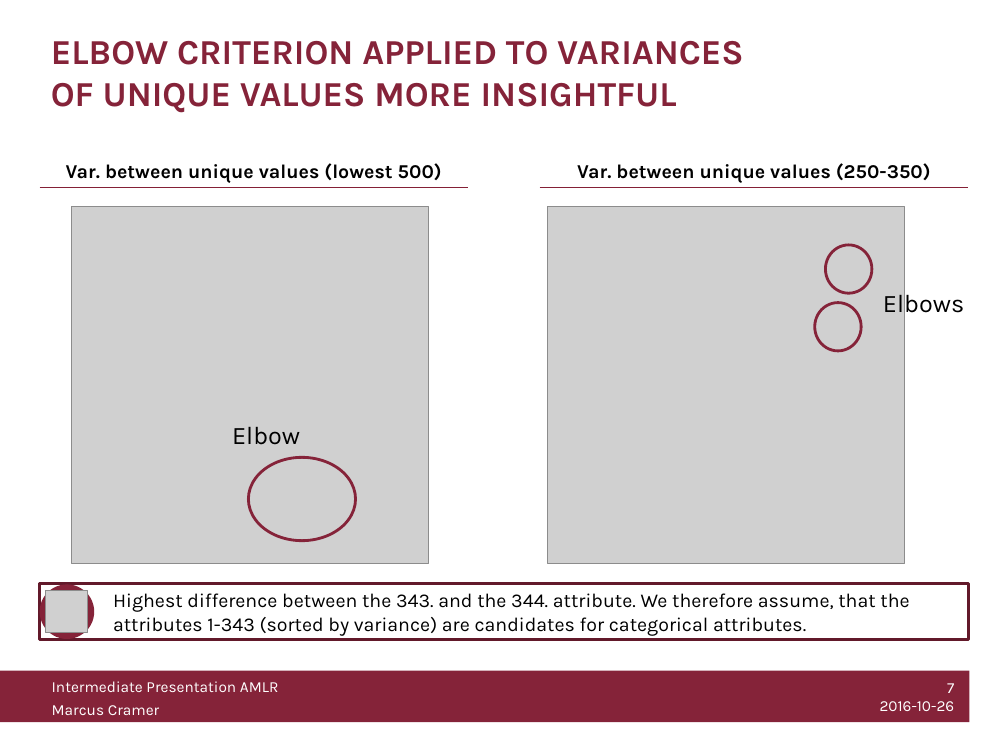
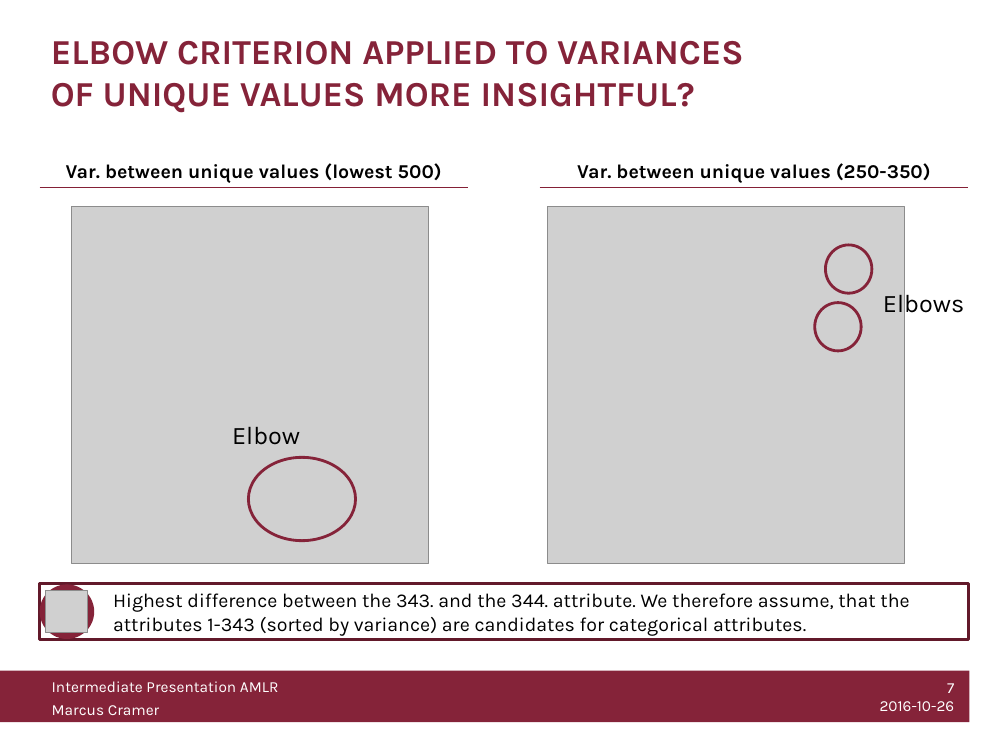
Before and after one commit to knusperman/AML_Springleaf, a slide deck: slide 7 of Presentation/Data cleaning and inspection.pptx. Drawn at 1008x756 pixels with LibreOffice and Linux fonts; fonts in the diff are those of the drawing; grey boxes stand for pictures; background and template pictures are left out. Boxes give left, top, right and bottom in pixels: in the first picture for what was removed or moved away, otherwise in the second. Text is boxed around its words. In the diff, an @@ line names an element or a change of style, - is before the commit and + after.

```diff
--- a/Presentation/Data cleaning and inspection.pptx
+++ b/Presentation/Data cleaning and inspection.pptx
@@ title at bbox=[51, 41, 743, 113]: text changed @@
-ELBOW CRITERION APPLIED TO VARIANCES OF UNIQUE VALUES MORE INSIGHTFUL
+ELBOW CRITERION APPLIED TO VARIANCES OF UNIQUE VALUES MORE INSIGHTFUL?
```
Also in this commit, not shown: 1 other slide changed, 10 other files.
